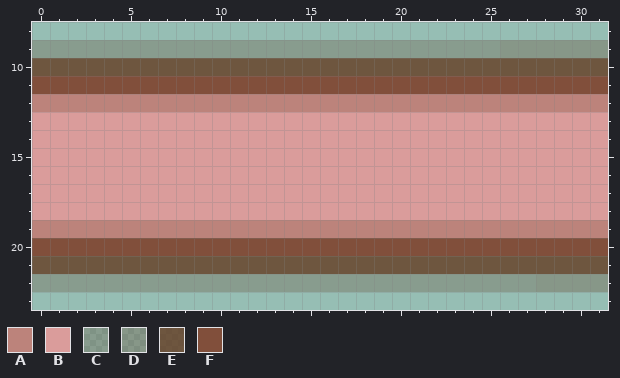
Pixel-art sprite: src/main/resources/tiles/32/road_e.png. The first picture shows the starting point.
The file is 32x32 pixels. Pixels under 10% opacity are left out. Colours within 5 levels of each other are drawn and written as one. Shown: x 0..31, y 8..23.
Palette (. is transparent): A #bc837b  B #da9c9b  C #5e31163e  D #5f321747  E #61341ac1  F #814f3b
Pixels before, first column x 0:
 9 CCCCCCCCCCCCCCCCCCCCCCCCCCDDDDDD
10 EEEEEEEEEEEEEEEEEEEEEEEEEEEEEEEE
11 FFFFFFFFFFFFFFFFFFFFFFFFFFFFFFFF
12 AAAAAAAAAAAAAAAAAAAAAAAAAAAAAAAA
13 BBBBBBBBBBBBBBBBBBBBBBBBBBBBBBBB
14 BBBBBBBBBBBBBBBBBBBBBBBBBBBBBBBB
15 BBBBBBBBBBBBBBBBBBBBBBBBBBBBBBBB
16 BBBBBBBBBBBBBBBBBBBBBBBBBBBBBBBB
17 BBBBBBBBBBBBBBBBBBBBBBBBBBBBBBBB
18 BBBBBBBBBBBBBBBBBBBBBBBBBBBBBBBB
19 AAAAAAAAAAAAAAAAAAAAAAAAAAAAAAAA
20 FFFFFFFFFFFFFFFFFFFFFFFFFFFFFFFF
21 EEEEEEEEEEEEEEEEEEEEEEEEEEEEEEEE
22 CCCCCCCCCCCCCCCCCCCCCCCCCCCCDDDD
New version:
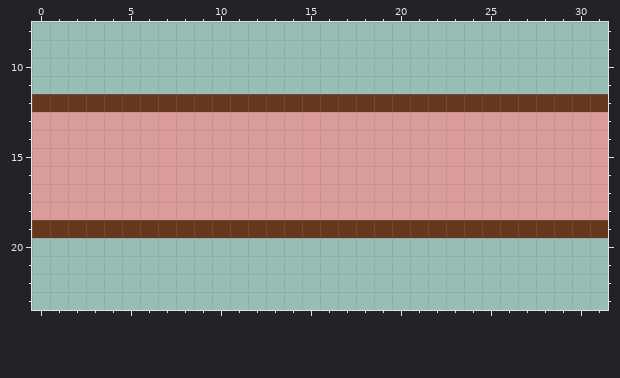
Diff:
{"colour":"A","old":"#bc837b","new":"#65371e"}
{"y":9,"x":0,"old":"CCCCCCCCCCCCCCCCCCCCCCCCCCDDDDDD","new":"................................"}
{"y":10,"x":0,"old":"EEEEEEEEEEEEEEEEEEEEEEEEEEEEEEEE","new":"................................"}
{"y":11,"x":0,"old":"FFFFFFFFFFFFFFFFFFFFFFFFFFFFFFFF","new":"................................"}
{"y":20,"x":0,"old":"FFFFFFFFFFFFFFFFFFFFFFFFFFFFFFFF","new":"................................"}
{"y":21,"x":0,"old":"EEEEEEEEEEEEEEEEEEEEEEEEEEEEEEEE","new":"................................"}
{"y":22,"x":0,"old":"CCCCCCCCCCCCCCCCCCCCCCCCCCCCDDDD","new":"................................"}
{"label":"changed","picture_box":[32,40,608,112]}
{"label":"changed","picture_box":[32,220,608,292]}
